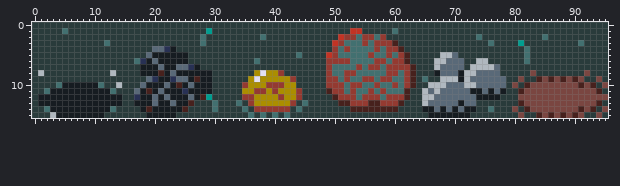
Two versions of one sprite sheet, art/source_blocks.png. This is how it looked before the edit.
The file is 96x16 pixels.
The result:
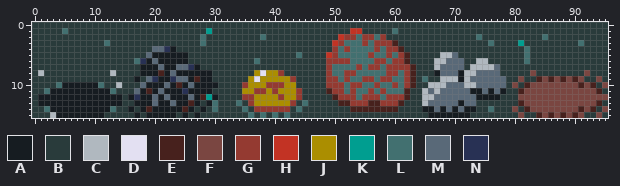
Palette (. is transparent): A #161c21  B #293b3b  C #b0b8bf  D #e3e0f2  E #47211d  F #7a4641  G #943a31  H #c23324  J #ab8e00  K #009e90  L #427070  M #596978  N #283154
From the commit log: All blocks for reals.
Change:
{"y":9,"x":17,"old":"B","new":"A"}
{"y":10,"x":30,"old":"B","new":"A"}
{"y":12,"x":16,"old":"B","new":"A"}
{"y":12,"x":30,"old":"B","new":"A"}
{"y":13,"x":27,"old":"B","new":"A"}
{"y":13,"x":29,"old":"B","new":"A"}
{"y":14,"x":16,"old":"B","new":"A"}
{"y":14,"x":26,"old":"B","new":"A"}
{"y":14,"x":28,"old":"B","new":"A"}
{"y":15,"x":17,"old":"B","new":"A"}
{"y":15,"x":25,"old":"B","new":"A"}
{"y":15,"x":27,"old":"B","new":"A"}
{"label":"changed","picture_box":[128,76,140,118]}
{"label":"changed","picture_box":[182,82,218,118]}
